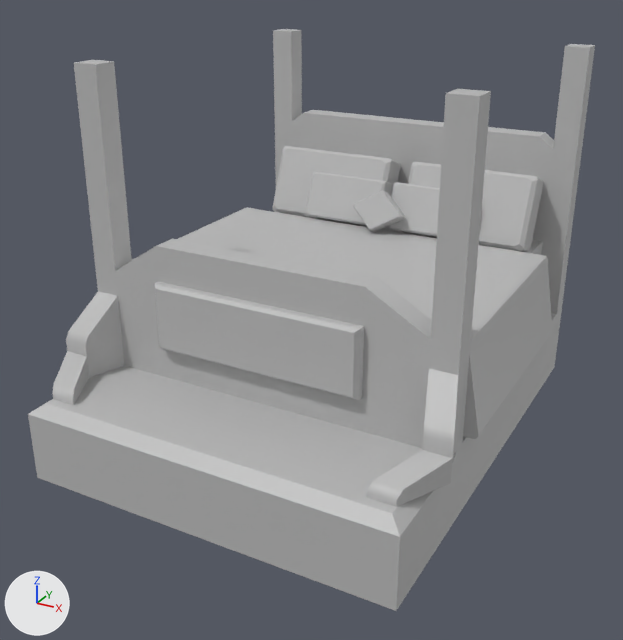
One commit to the FBX model Assets/Models/Static Mesh/STM_Bed.fbx: the scene before it, then after it.
Before and after are seen from a camera (50 mm lens) standing at (2.03, -3.88, 2.53) and looking at (0.0, -0.17, 0.68). Lighting does not change. The marker at lower left points along +X, +Y and +Z. Where no turn or scale is listed for an object, it has been applied to the vertices. Vertices at the same position are counted once.
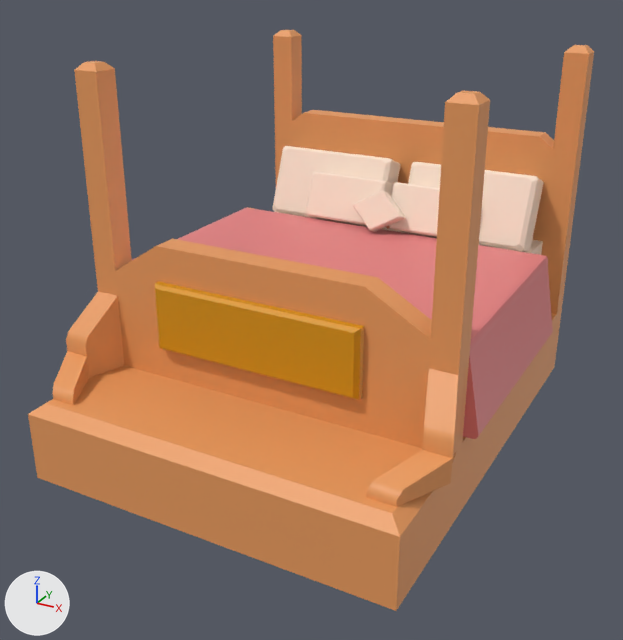
Location of each change, (x1, y1, x2, y2) in pixels of the pictures (623 x 640 px):
'pCube34', reshaped
    before: (28, 29, 595, 611)
    after: (28, 30, 594, 611)
part 1 of me_mesh, built on
    before: (74, 29, 595, 346)
    after: (74, 30, 594, 346)
part 2 of me_mesh, recoloured (grey to orange)
    both: (28, 110, 582, 611)
part 3 of me_mesh, recoloured (grey to beige)
    both: (273, 146, 544, 255)
part 4 of me_mesh, recoloured (grey to pink)
    both: (132, 207, 553, 439)
part 5 of me_mesh, recoloured (grey to orange)
    both: (155, 282, 364, 400)

Patch to the scene script:
```diff
--- a/Assets/Models/Static Mesh/STM_Bed.fbx.py
+++ b/Assets/Models/Static Mesh/STM_Bed.fbx.py
@@ mat_envgold_3 @@
+mat_envgold_3 = principled_material('EnvGold_3')
+mat_envgold_3.base_color = (0.826, 0.332, 0.112)  # orange #ea9c5e
@@ mat_envgold_1 @@
+mat_envgold_1 = principled_material('EnvGold_1')
+mat_envgold_1.base_color = (1.0, 0.79, 0.64)  # beige #ffe6d1
@@ mat_envred_3 @@
+mat_envred_3 = principled_material('EnvRed_3')
+mat_envred_3.base_color = (0.79, 0.221, 0.221)  # pink #e68181
@@ mat_envgold_5 @@
+mat_envgold_5 = principled_material('EnvGold_5')
+mat_envgold_5.base_color = (0.68, 0.295, 0.0)  # orange #d79400
@@ me_mesh @@
 # used by ob_pcube34; location = (0.0, -0.002, 1.002)
-me_mesh.from_pydata(...)  # 378 vertices, 301 faces; spans x -1.07..1.07, y -1.27..1.27, z -1.0..1.0
+me_mesh.from_pydata(...)  # 394 vertices, 317 faces; spans x -1.07..1.07, y -1.27..1.27, z -1.0..1.0
+# me_mesh part 1
+# 16 vertices are removed from x -1.0..1.0, y -0.69..1.27, z 1.0
+# 20 faces are deleted
+# 8 vertices are added at x -0.9..0.97, y -0.66..1.24, z 1.0
+# 8 new vertices lie (0.0, 0.0, 0.53) away from vertices in x -1.0..1.0, y 1.14..1.27, z 0.43
+# 8 new vertices lie (0.0, 0.0, 0.99) away from vertices in x -1.0..1.0, y -0.69..-0.56, z -0.03
+# 8 new vertices lie (-0.07, 0.0, 0.0) away from vertices in x -0.9..0.97, y -0.66..1.24, z 1.0
+# 36 new faces join them, mat_envgold_3 (orange #ea9c5e)
+# me_mesh part 2: 138 faces spanning x -1.07..1.07, y -1.27..1.27, z -1.0..0.49 switch from mat_lambert1 (grey #bcbcbc) to mat_envgold_3 (orange #ea9c5e)
+# me_mesh part 3: 104 faces spanning x -0.87..0.87, y 0.59..1.14, z -0.58..0.3 switch from mat_lambert1 (grey #bcbcbc) to mat_envgold_1 (beige #ffe6d1)
+# me_mesh part 4: 30 faces spanning x -1.06..1.07, y -0.56..0.74, z -0.54..-0.07 switch from mat_lambert1 (grey #bcbcbc) to mat_envred_3 (pink #e68181)
+# me_mesh part 5: 9 faces spanning x -0.59..0.55, y -0.75..-0.69, z -0.39..-0.04 switch from mat_lambert1 (grey #bcbcbc) to mat_envgold_5 (orange #d79400)
```
